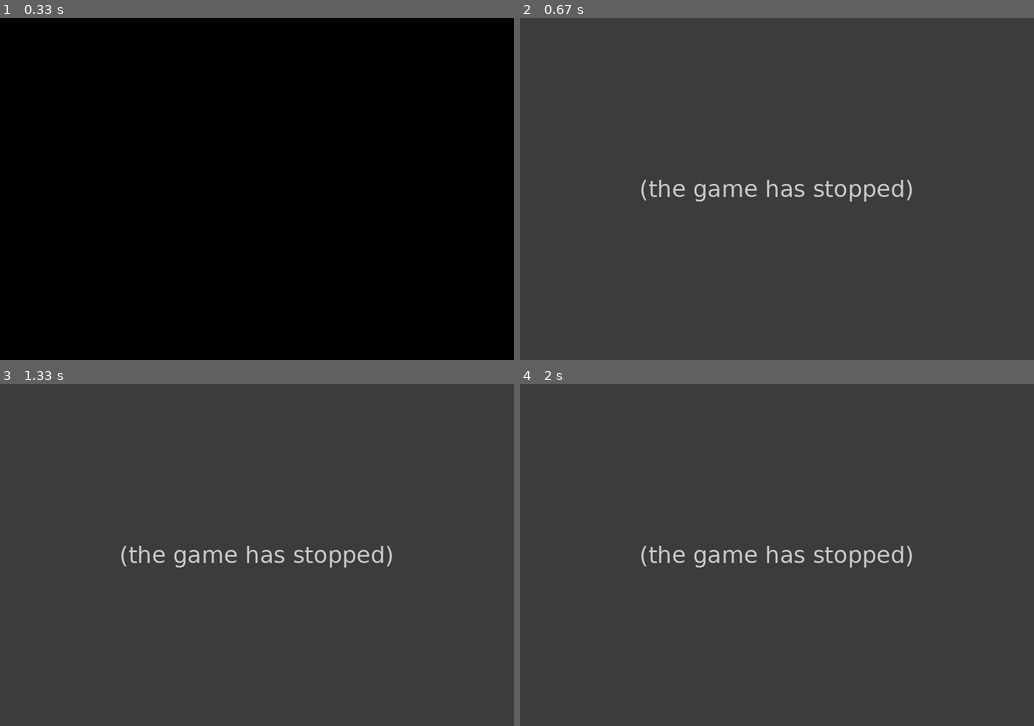
Above: before the commit, frames 1-4 (two rows, left to right).
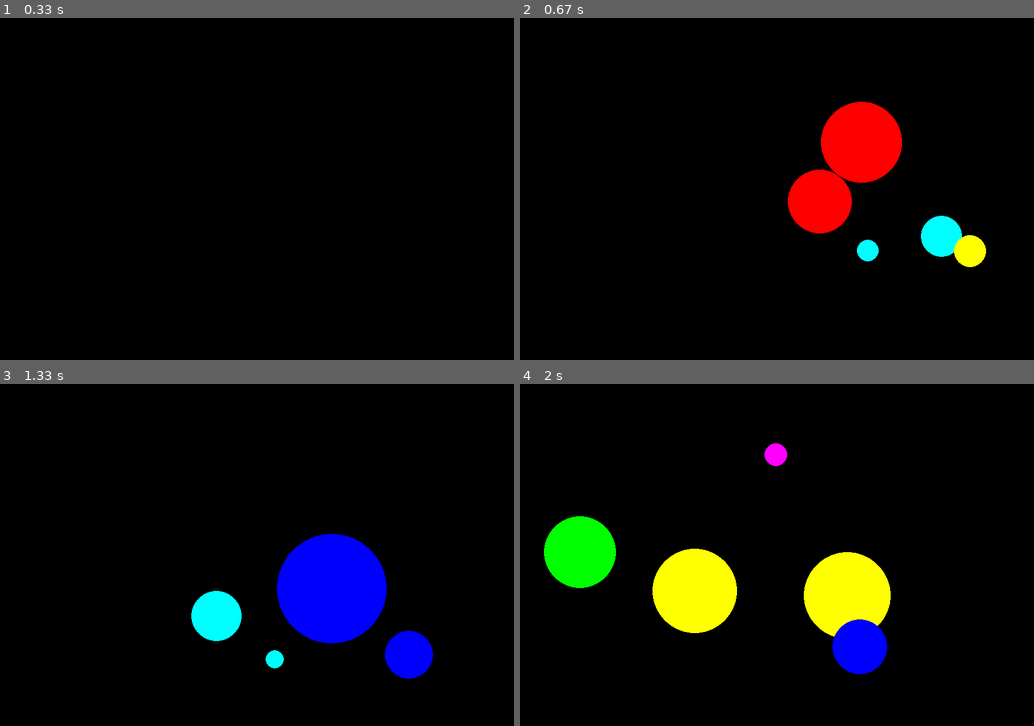
Above: after the commit, the same moments.

Repository: dzinty/infa_2021_petukhova
Game: pygame game, started from 04_catch_the_ball/2_game.py
Two runs of this game, one before a commit and one after it. Both use one fixed random seed, a clock stepped at 60 frames per second and the inputs below.
Inputs (mouse positions are in pixels of both pictures, inside the frame that each line leads up to):
- Up to frame 1 (0.33 s): no input
- Up to frame 2 (0.67 s): click (777, 189) at 0.38 s
- Up to frame 3 (1.33 s): click (262, 575) at 0.85 s
- Up to frame 4 (2 s): no input

Frame 1 is identical in both runs. In frame 2, 100% of the frame differs, in the area x 0-100%, y 0-100%; in frame 3, 100%; in frame 4, 100%.
Error before the commit: NameError: name 'x' is not defined (2_game.py line 32); the game stopped at 0.5 s (later frames are placeholders)

Commit message:
Реализовано одновременное существование нескольких шариков

Diff:
--- a/04_catch_the_ball/2_game.py
+++ b/04_catch_the_ball/2_game.py
@@ -14,10 +14,11 @@
 CYAN = (0, 255, 255)
 BLACK = (0, 0, 0)
 COLORS = [RED, BLUE, YELLOW, GREEN, MAGENTA, CYAN]
-
+balls = [] #массив координат шариков
+N = 0 #количество очков
 
 def new_ball():
-    '''рисует новый шарик '''
+    '''рисует новый шарик и возвращает его координаты'''
     global x, y, r
     x = randint(100, 800)
     y = randint(100, 500)
@@ -26,12 +27,6 @@
     circle(screen, color, (x, y), r)
     return x, y, r
 
-
-def click(event):
-    '''возвращает координаты круга, существующего на момент клика мышкой'''
-    return x, y, r
-
-
 def mouse_xy(event):
     '''Возвращает координаты мыши'''
     X = event.pos[0]
@@ -39,13 +34,13 @@
     return X, Y
 
 
-def check_click(event, xy):
+def check_click(xyr, xy):
     '''
-    :param event:
+    :param xyr: Тройка координат и радиуса шарика (x, y, r)
     :param xy: Пара координат мыши (x, y)
     :return: Возвращает True если попасть по шарику кликом и False если не попасть
     '''
-    if (xy[0]-x)**2+(xy[1]-y)**2 <= r**2:
+    if (xy[0]-xyr[0])**2 + (xy[1]-xyr[1])**2 <= xyr[2]**2:
         return True
     else:
         return False
@@ -53,7 +48,7 @@
 pygame.display.update()
 clock = pygame.time.Clock()
 finished = False
-N = 0 #количество очков
+
 
 while not finished:
     clock.tick(FPS)
@@ -62,15 +57,18 @@
             finished = True
             print(N)
         elif event.type == pygame.MOUSEBUTTONDOWN:
-            print('Click!')
-            click(event)
-            print(check_click(event, mouse_xy(event)))
-            print(event.pos)
-            if(check_click(event, mouse_xy(event))):
-                N += 1
-                print(N)
-    new_ball()
+            #print(check_click(balls[len(balls)-1], mouse_xy(event)))
+            #print(balls[len(balls)-1])
+            #print(mouse_xy(event))
+            for i in range(len(balls)):
+                if check_click(balls[i], mouse_xy(event)):
+                    N += 1
+                    print(N)
+    balls = []
+    for i in range(5):
+        balls.append(new_ball())
     pygame.display.update()
     screen.fill(BLACK)
 
+
 pygame.quit()
